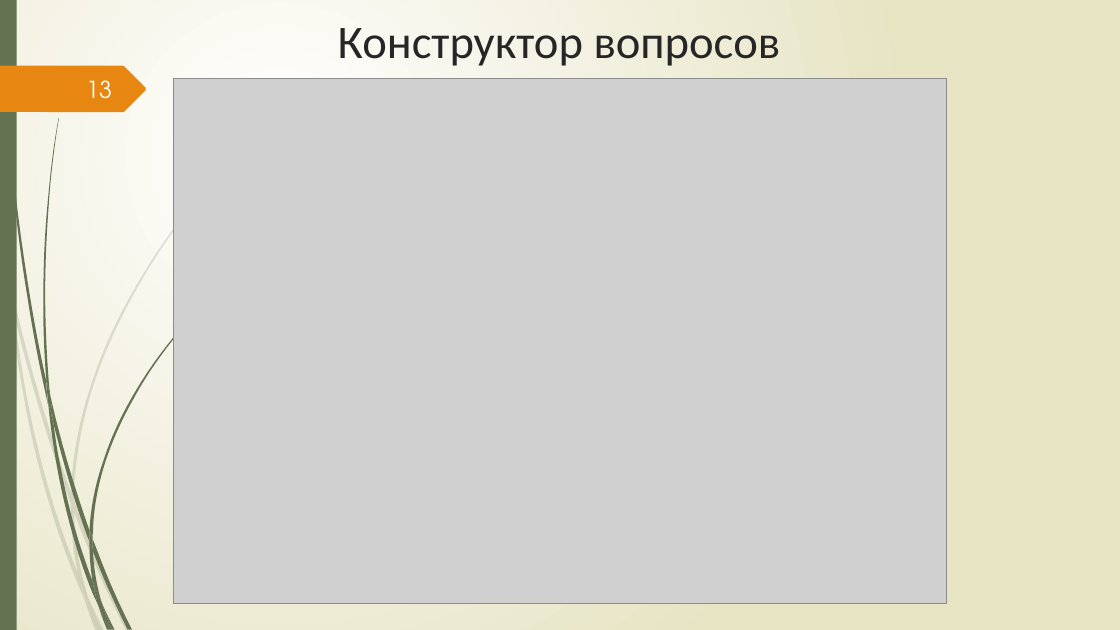
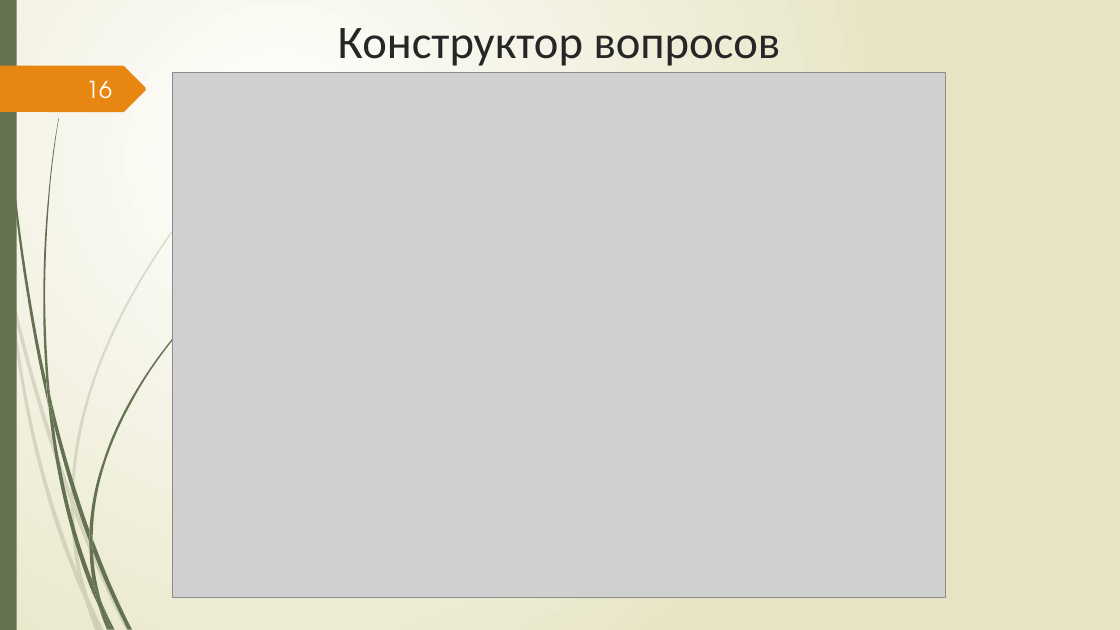
Before and after one commit to Csar9000/Quality-of-life-assessment-system, a slide deck: slide 16 of Документы/Презентация ВКР.pptx (slide 13 before the commit). Drawn at 1120x630 pixels with LibreOffice and Linux fonts; fonts in the diff are those of the drawing; grey boxes stand for pictures. Boxes give left, top, right and bottom in pixels: in the first picture for what was removed or moved away, otherwise in the second. Text is boxed around its words. In the diff, an @@ line names an element or a change of style, - is before the commit and + after.

```diff
--- a/Документы/Презентация ВКР.pptx
+++ b/Документы/Презентация ВКР.pptx
@@ page number at [86, 80, 112, 99]: text changed @@
-13
+16
@@ picture: place and size @@
-picture at [174, 78, 947, 603]
+picture at [173, 72, 946, 597]
```
Also in this commit, not shown: 2 other slides changed, 4 slides added, 1 slide removed, 2 other files.
